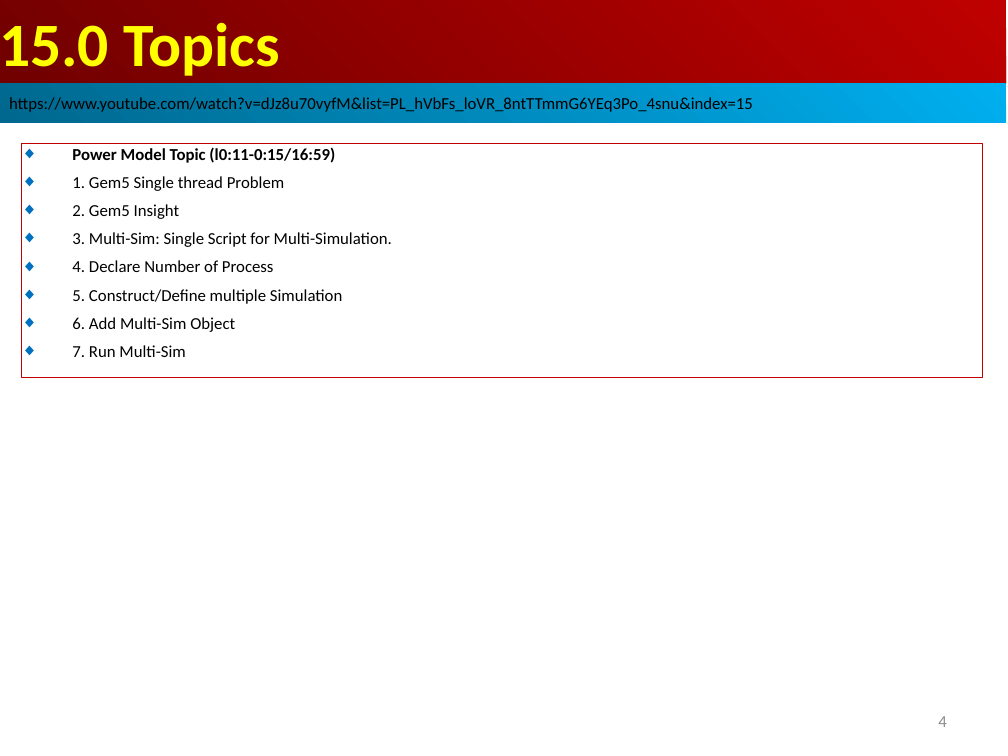
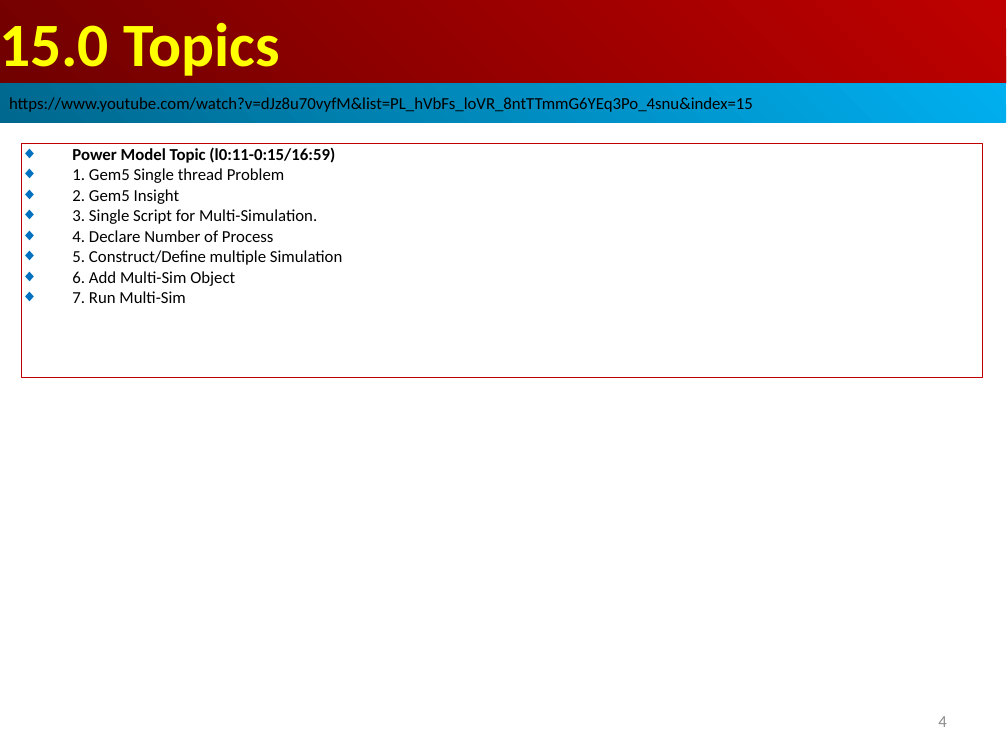
Before and after one commit to peterhchen/AIU_CS850_Gem5_McPAT, a slide deck: slide 4 of 050_Gem5/015.MultiSim/000_Video/015.MultiSim.ppt. Drawn at 1008x756 pixels with LibreOffice and Linux fonts; fonts in the diff are those of the drawing. Boxes give left, top, right and bottom in pixels: in the first picture for what was removed or moved away, otherwise in the second. Text is boxed around its words. In the diff, an @@ line names an element or a change of style, - is before the commit and + after.

```diff
--- a/050_Gem5/015.MultiSim/000_Video/015.MultiSim.ppt
+++ b/050_Gem5/015.MultiSim/000_Video/015.MultiSim.ppt
@@ text in rectangle at [72,147,343,303]: less space between paragraphs @@
@@ text in rectangle at [72,209,317,224]: text changed @@
-◆ 3. Multi-Sim: Single Script for Multi-Simulation.
+◆ 3. Single Script for Multi-Simulation.
```
Also in this commit, not shown: 4 other slides changed, 3 slides added.
